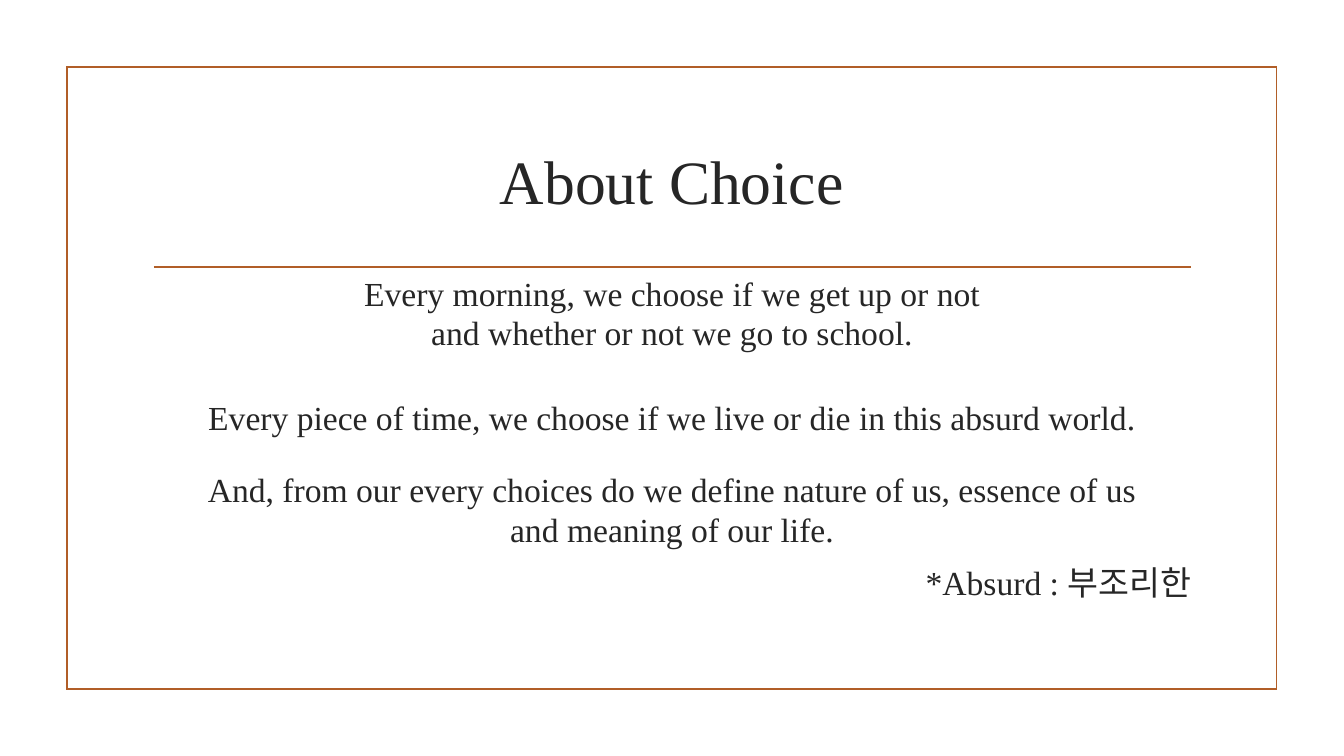
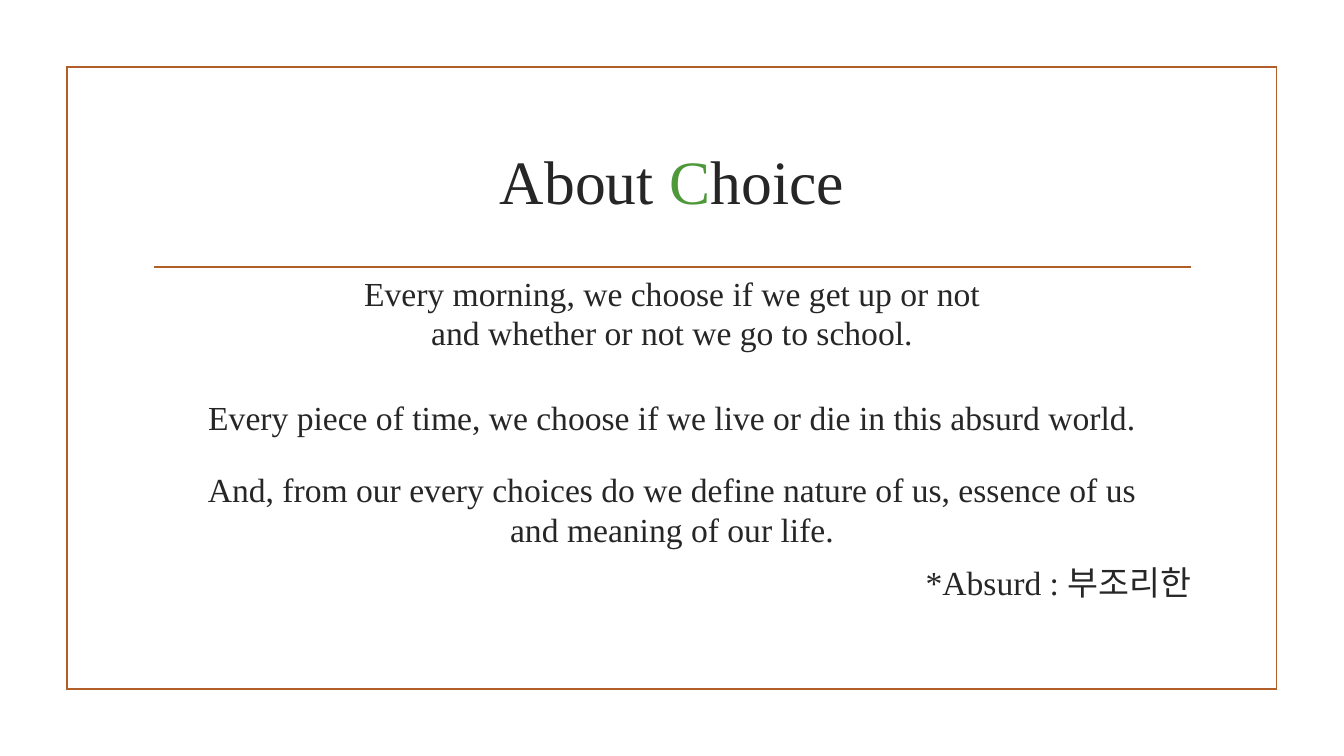
Before and after one commit to realette/back_up_files, a slide deck: slide 4 of Do choose and do exist.pptx. Drawn at 1344x756 pixels with LibreOffice and Linux fonts; fonts in the diff are those of the drawing; background and template pictures are left out. Boxes give left, top, right and bottom in pixels: in the first picture for what was removed or moved away, otherwise in the second. Text is boxed around its words. In the diff, an @@ line names an element or a change of style, - is before the commit and + after.

```diff
--- a/Do choose and do exist.pptx
+++ b/Do choose and do exist.pptx
@@ title "About Choice" at (500,161,843,205): text colour #262626 to #4E983A in "Choice" @@
```
Also in this commit, not shown: 1 other slide changed, 1 slide added.
